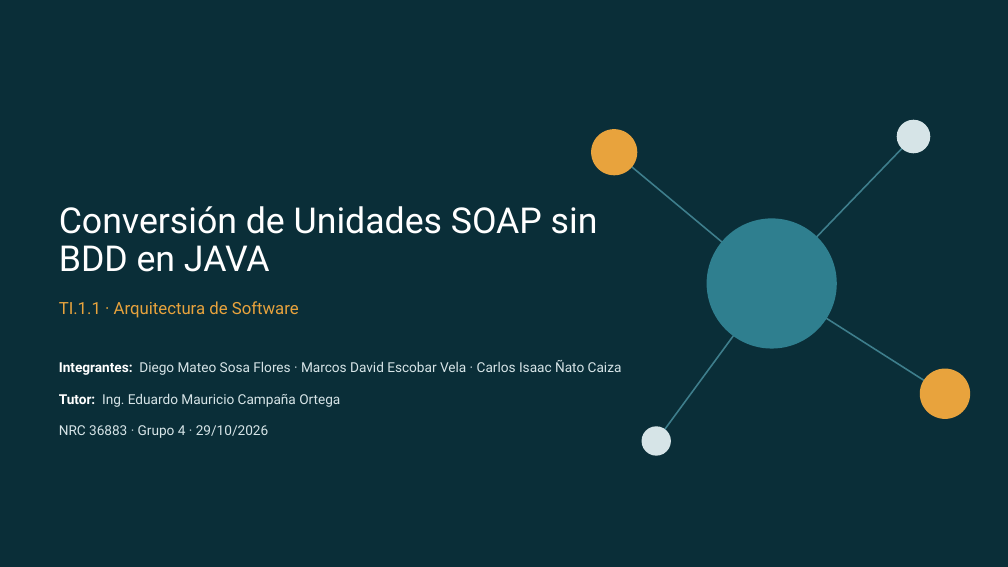
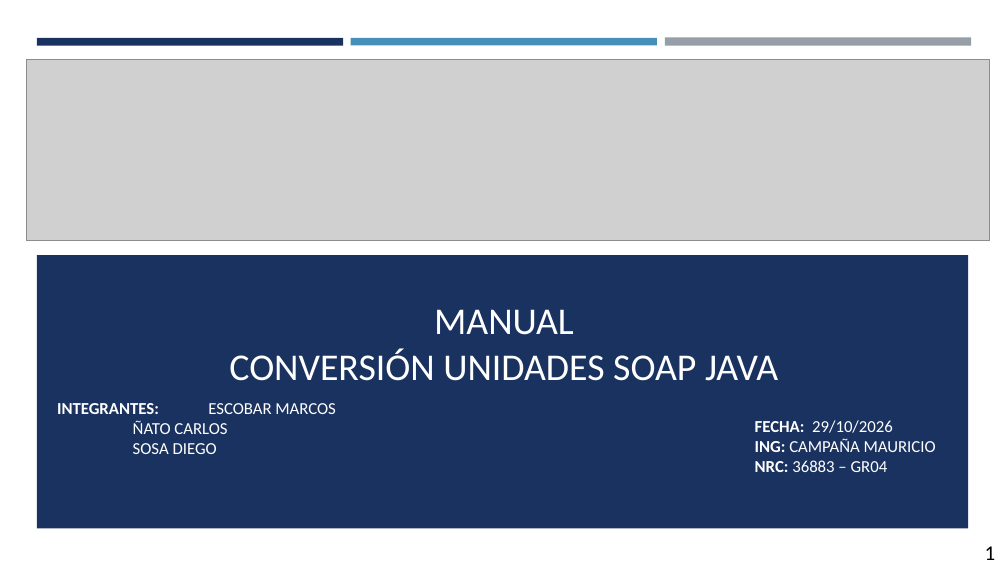
Before and after one commit to IMarcusDev/TI.1.1.-PAO202651_SOAP_JAVA_SINBDD_NRC_36883_GR04, a slide deck: slide 1 of 05. DOCUMENTACION/PRESENTACION TI.1.1. SOAP sin BDD en JAVA GR4.pptx. Drawn at 1008x567 pixels with LibreOffice and Linux fonts; fonts in the diff are those of the drawing; grey boxes stand for pictures. Boxes give left, top, right and bottom in pixels: in the first picture for what was removed or moved away, otherwise in the second. Text is boxed around its words. In the diff, an @@ line names an element or a change of style, - is before the commit and + after.

```diff
--- a/05. DOCUMENTACION/PRESENTACION TI.1.1. SOAP sin BDD en JAVA GR4.pptx
+++ b/05. DOCUMENTACION/PRESENTACION TI.1.1. SOAP sin BDD en JAVA GR4.pptx
@@ background #0A2E38 to #FFFFFF @@
@@ picture added at (26,59,990,240) @@
@@ rectangle added at (37,38,343,45), fill #1A3260 @@
@@ rectangle added at (351,38,657,45), fill #4590B8 @@
@@ rectangle added at (665,38,971,46), fill #969FA7 @@
@@ ellipse removed at (897,119,930,153) @@
@@ ellipse removed at (591,129,637,175) @@
@@ line removed from (772, 284) to (913, 137) @@
@@ line removed from (772, 284) to (614, 152) @@
@@ ellipse removed at (707,219,837,349) @@
@@ rectangle added at (37,255,969,528), fill #1A3260 @@
@@ line removed from (772, 284) to (656, 441) @@
@@ line removed from (772, 284) to (945, 394) @@
@@ subtitle removed at (59,301,299,318) @@
-TI.1.1 · Arquitectura de Software
@@ title at (229,309,778,381): text changed; size 34 to 36 pt; font Roboto to Calibri @@
-Conversión de Unidades SOAP sin BDD en JAVA
+MANUAL
+CONVERSIÓN UNIDADES SOAP JAVA
@@ text removed at (59,360,622,438) @@
-Integrantes: Diego Mateo Sosa Flores · Marcos David Escobar Vela · Carlos Isaac Ñato Caiza
-Tutor: Ing. Eduardo Mauricio Campaña Ortega
-NRC 36883 · Grupo 4 · 29/10/2026
@@ ellipse removed at (920,369,971,420) @@
@@ subtitle added at (57,403,336,454), 16 pt, text #FFFFFF @@
+INTEGRANTES: ESCOBAR MARCOS
+ÑATO CARLOS
+SOSA DIEGO
@@ ellipse removed at (642,426,671,456) @@
@@ text added at (755,420,936,472), 16 pt, text #FFFFFF @@
+FECHA: 29/10/2026
+ING: CAMPAÑA MAURICIO
+NRC: 36883 – GR04
@@ text added at (985,546,996,560), 20 pt, text #000000 @@
+1
```
Also in this commit, not shown: 23 other slides changed, 6 slides added, 14 slides removed, 1 other file.
